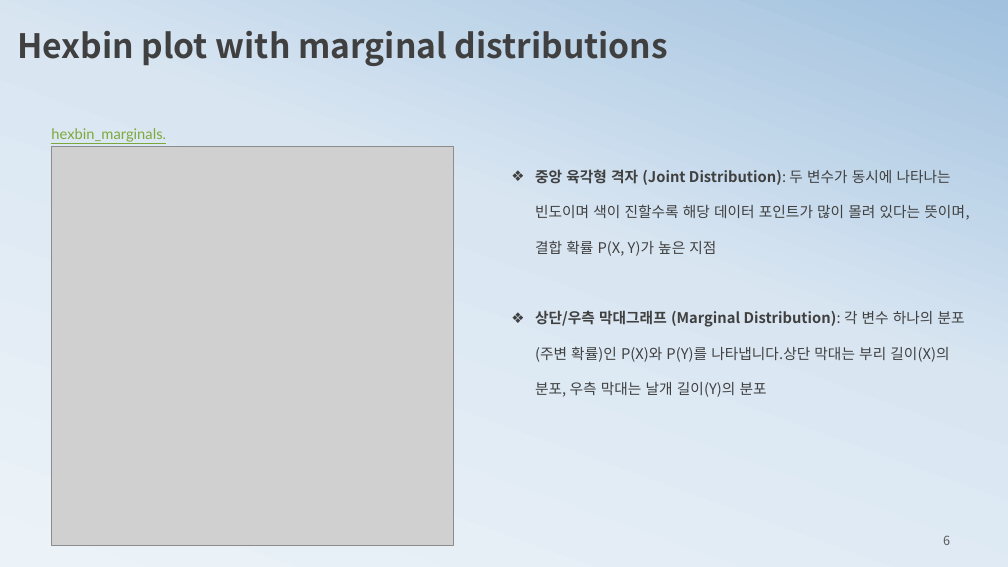
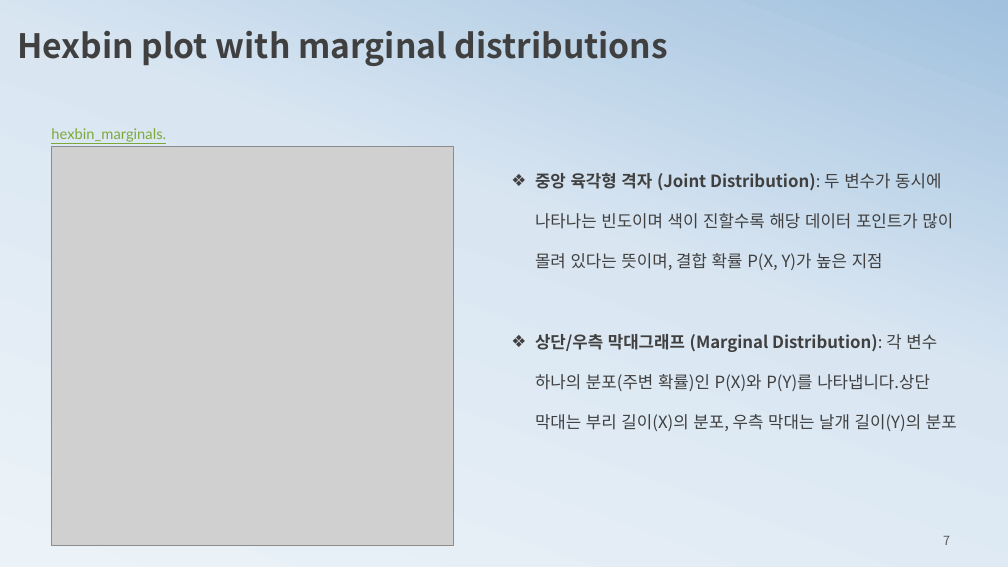
Before and after one commit to ancestor9/mathematics-for-machine-learning, a slide deck: slide 7 of 2_histogram2probability.pptx (slide 6 before the commit). Drawn at 1008x567 pixels with LibreOffice and Linux fonts; fonts in the diff are those of the drawing; grey boxes stand for pictures. Boxes give left, top, right and bottom in pixels: in the first picture for what was removed or moved away, otherwise in the second. Text is boxed around its words. In the diff, an @@ line names an element or a change of style, - is before the commit and + after.

```diff
--- a/2_histogram2probability.pptx
+++ b/2_histogram2probability.pptx
@@ text "중앙 육각형 격자 (Joint Distribution): ..." at (535, 173, 957, 431): size 14 to 16 pt @@
@@ page number at (943, 536, 950, 545): text changed @@
-6
+7
```
Also in this commit, not shown: 4 other slides changed, 5 slides added, 2 slides removed.
